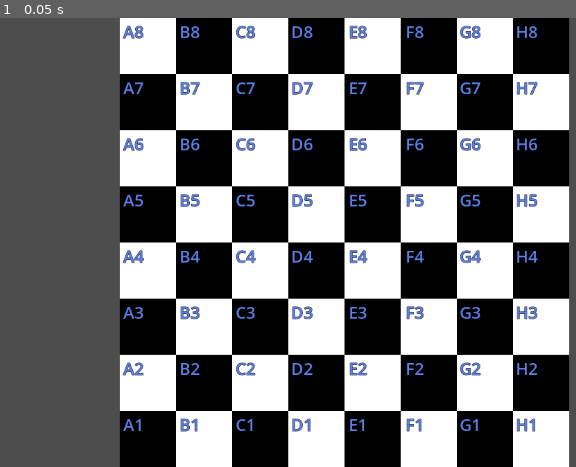
Above: before the commit, frame 1.
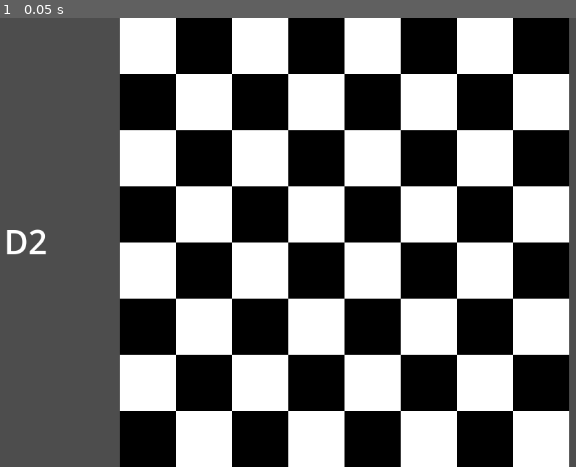
Above: after the commit, the same moment.

Repository: caden-knight/Godot-chess-memory
Game: Godot game, scene res://scenes/chessboard.tscn
The game is run twice, just before and just after one commit, with the same random seed, the same clock (stepped at 60 frames per second) and the same inputs.
Inputs:
- Up to frame 1 (0.05 s): no input

The runs differ from the first frame. In frame 1, 4.1% of the frame differs, in the area x 1-94%, y 1-93%.

Commit message:
correctly clicked square coordinates appear on the board
the problem right now is that the only way you can identify the target square is through the console

Diff:
--- a/project.godot
+++ b/project.godot
@@ -15,6 +15,10 @@
 config/features=PackedStringArray("4.1", "Forward Plus")
 config/icon="res://icon.svg"
 
+[autoload]
+
+Singleton="*res://scripts/Singleton.gd"
+
 [input]
 
 click={
--- a/scenes/chessboard.tscn
+++ b/scenes/chessboard.tscn
@@ -6,3 +6,21 @@
 script = ExtResource("1_xqqdw")
 
 [node name="Squares" type="Node2D" parent="."]
+
+[node name="TargetSquare" type="Label" parent="."]
+offset_right = 234.0
+offset_bottom = 645.0
+theme_override_font_sizes/font_size = 48
+text = "A1"
+horizontal_alignment = 1
+vertical_alignment = 1
+uppercase = true
+
+[node name="GuessSquare" type="Label" parent="."]
+offset_left = 915.0
+offset_right = 1149.0
+offset_bottom = 645.0
+theme_override_font_sizes/font_size = 48
+horizontal_alignment = 1
+vertical_alignment = 1
+uppercase = true
--- a/scripts/Chessboard.gd
+++ b/scripts/Chessboard.gd
@@ -1,45 +1,55 @@
 extends Node2D
 
-var coords = [["A", "B", "C", "D", "E", "F", "G", "H"], [1,2,3,4,5,6,7,8]]
+@onready var squareScene := preload("res://scenes/square.tscn")
+@onready var viewport_size := get_viewport_rect().size
+@onready var squares := $Squares
+@onready var target_square_label := $TargetSquare
+
+
 var isWhite: bool = true
 var squareX: float = 0.0
 var squareY: float = 0.0
 var direction: int = 1
-
-@onready var squareScene := preload("res://scenes/square.tscn")
-@onready var viewport_size := get_viewport_rect().size
-@onready var squares := $Squares
-
+var coords = Singleton.coords
+var target_square: String = coords[0].pick_random() + str(coords[1].pick_random())
 
 func _ready():
-	game_setup()
+	Singleton.target_square = target_square
+	print(Singleton.target_square)
+	setup_board()
 
-func game_setup() -> void:
+func setup_board() -> void:
 	# necessary for the order the squares are instantiated
 	coords[0].reverse()
 
+	# chooses a random square for player to find
+	target_square_label.text = target_square
+
 	# allows the board to fill the screen from top to bottom perfectly
 	var square_size: Vector2 = Vector2(viewport_size.y / 8, viewport_size.y / 8,)
-	var offset = viewport_size.x - (square_size.x * 8)
+	var offset := viewport_size.x - (square_size.x * 8)
 
 	# sets up and labels the chess board
-	for rank in range(7, -1, -1):
-		for file in range(7, -1, -1):
+	for file in range(7, -1, -1):
+		for rank in range(7, -1, -1):
 			var square : ColorRect = squareScene.instantiate()
-			var squareLabel = square.get_child(0)
+			var squareLabel := square.get_child(0)
 
 			# setup squares and add to scene
 			square.set_size(square_size)
 			square.position = Vector2(squareX, squareY)
 			square.color = Color(1,1,1,1) if isWhite else Color(0,0,0,1)
-			squareLabel.text = coords[0][rank] + str(coords[1][file])
+			squareLabel.text = coords[0][file] + str(coords[1][rank])
+			squareLabel.visible = false
 			squares.add_child(square)
 
-
-			if file != 0:
-				squareY += square.get_size().y
+			# space and align the squares
+			if rank != 0:
+				squareY += square_size.y
 				isWhite = !isWhite
 			else:
-				squareX += square.get_size().x
+				squareX += square_size.x
 				squareY = 0
+
+	# centers the chessboard
 	squares.position.x += offset / 2
--- /dev/null
+++ b/scripts/Singleton.gd
@@ -0,0 +1,6 @@
+extends Node
+
+var coords : Array = [["A", "B", "C", "D", "E", "F", "G", "H"], [1,2,3,4,5,6,7,8]]
+
+var target_square
+var player_guess
--- a/scripts/Square.gd
+++ b/scripts/Square.gd
@@ -1,8 +1,22 @@
 extends ColorRect
-
+#
 func _input(event):
 	if event is InputEventMouseButton and event.pressed and event.button_index == MOUSE_BUTTON_LEFT:
 		var mouse_position = get_global_mouse_position()
 
 		if get_global_rect().has_point(mouse_position):
-			print($Label.text)
+			var player_guess: String = $Label.text
+			var target_square = Singleton.target_square
+			print(player_guess)
+			Singleton.player_guess = player_guess
+
+
+			if player_guess == target_square:
+				$Label.visible = true
+				# TODO: remove correct squares from the array
+				print("Nice!")
+			else:
+				print("FOOL")
+			var coords = Singleton.coords
+			Singleton.target_square = coords[0].pick_random() + str(coords[1].pick_random())
+			print(Singleton.target_square)
